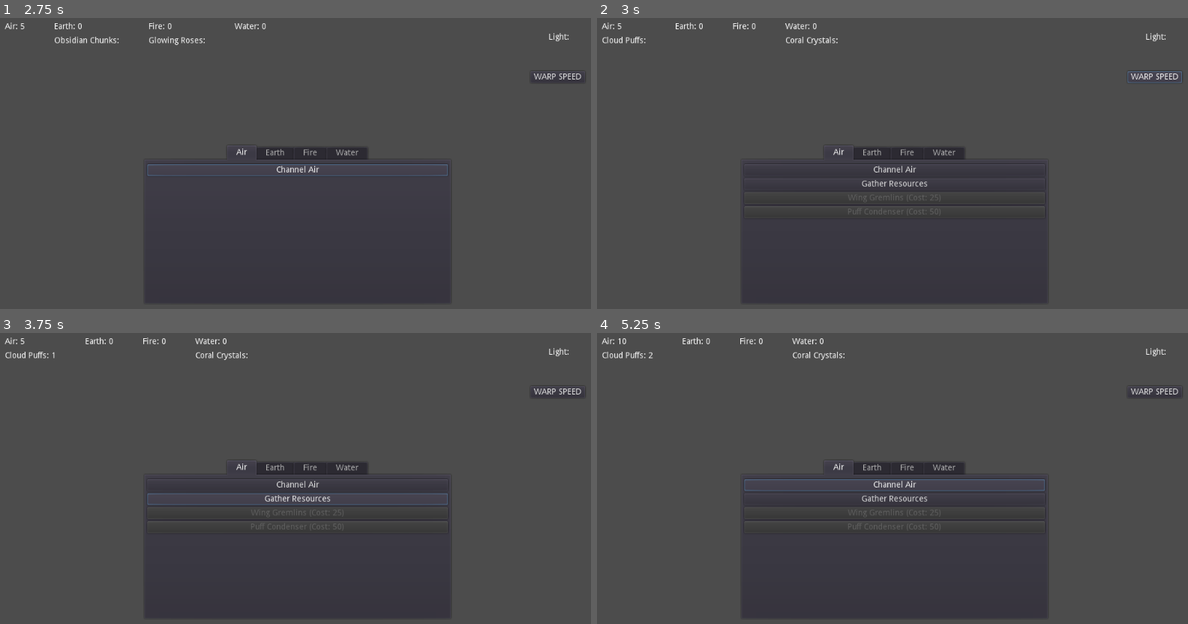
Above: before the commit, frames 1-4 (two rows, left to right).
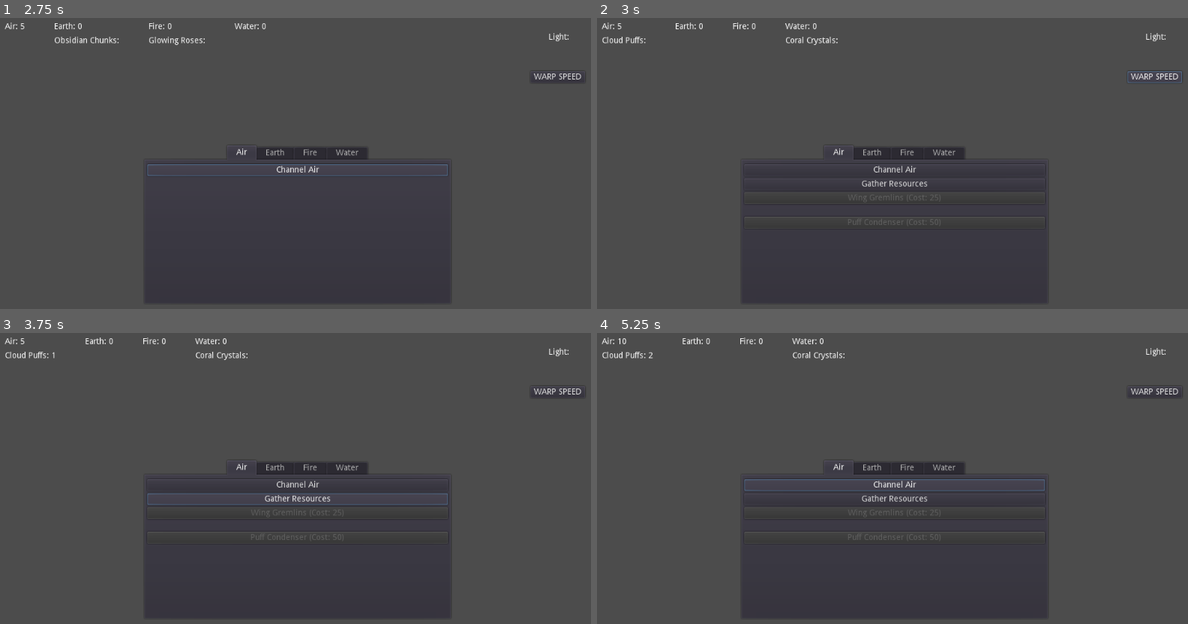
Above: after the commit, the same moments.

Repository: Kevin-Mortimer-19/Spellwarp
Game: Godot game, scene res://Control.tscn
Two runs of this game, one before a commit and one after it. Both use one fixed random seed, a clock stepped at 60 frames per second and the inputs below.
Inputs:
- Up to frame 1 (2.75 s): click "Channel Air" at 0.5 s; click "WARP SPEED" at 1.25 s; click "Channel Air" at 2 s
- Up to frame 2 (3 s): click "WARP SPEED" at 2.75 s
- Up to frame 3 (3.75 s): click "Gather Resources" at 3.5 s
- Up to frame 4 (5.25 s): click "Gather Resources" at 4.25 s; click "Channel Air" at 5 s

Frame 1 is identical in both runs. In frame 2, 0.4% of the frame differs, in the area x 25-76%, y 64-72%; in frame 3, 0.4%; in frame 4, 0.4%.

Commit message:
UI update with rates

Diff:
--- a/Control.tscn
+++ b/Control.tscn
@@ -137,25 +137,35 @@
 text = "Gather Resources"
 
 [node name="Passive1" type="Button" parent="TabContainer/Air" groups=[
+"passive_button",
 "air",
-"passive_button",
 ]]
 margin_top = 48.0
 margin_right = 513.0
 margin_bottom = 68.0
-text = "Nimbus Farm"
 
 [node name="Timer" type="Timer" parent="TabContainer/Air/Passive1"]
+
+[node name="Label1" type="Label" parent="TabContainer/Air"]
+margin_top = 72.0
+margin_right = 513.0
+margin_bottom = 86.0
+align = 1
 
 [node name="Passive2" type="Button" parent="TabContainer/Air" groups=[
 "air",
 ]]
-margin_top = 72.0
-margin_right = 513.0
-margin_bottom = 92.0
-text = "Gravity Well"
+margin_top = 90.0
+margin_right = 513.0
+margin_bottom = 110.0
 
 [node name="Timer" type="Timer" parent="TabContainer/Air/Passive2"]
+
+[node name="Label2" type="Label" parent="TabContainer/Air"]
+margin_top = 114.0
+margin_right = 513.0
+margin_bottom = 128.0
+align = 1
 
 [node name="Earth" type="VBoxContainer" parent="TabContainer"]
 visible = false
@@ -188,6 +198,11 @@
 
 [node name="Timer" type="Timer" parent="TabContainer/Earth/Passive1"]
 
+[node name="Label1" type="Label" parent="TabContainer/Earth"]
+margin_right = 40.0
+margin_bottom = 14.0
+align = 1
+
 [node name="Passive2" type="Button" parent="TabContainer/Earth" groups=[
 "earth",
 ]]
@@ -196,6 +211,11 @@
 margin_bottom = 92.0
 
 [node name="Timer" type="Timer" parent="TabContainer/Earth/Passive2"]
+
+[node name="Label2" type="Label" parent="TabContainer/Earth"]
+margin_right = 40.0
+margin_bottom = 14.0
+align = 1
 
 [node name="Fire" type="VBoxContainer" parent="TabContainer"]
 visible = false
@@ -228,13 +248,24 @@
 
 [node name="Timer" type="Timer" parent="TabContainer/Fire/Passive1"]
 
+[node name="Label1" type="Label" parent="TabContainer/Fire"]
+margin_right = 40.0
+margin_bottom = 14.0
+align = 1
+
 [node name="Passive2" type="Button" parent="TabContainer/Fire" groups=[
 "fire",
 ]]
-margin_right = 12.0
-margin_bottom = 20.0
+margin_top = 72.0
+margin_right = 513.0
+margin_bottom = 92.0
 
 [node name="Timer" type="Timer" parent="TabContainer/Fire/Passive2"]
+
+[node name="Label2" type="Label" parent="TabContainer/Fire"]
+margin_right = 40.0
+margin_bottom = 14.0
+align = 1
 
 [node name="Water" type="VBoxContainer" parent="TabContainer"]
 visible = false
@@ -261,18 +292,30 @@
 [node name="Passive1" type="Button" parent="TabContainer/Water" groups=[
 "fire",
 ]]
-margin_right = 12.0
-margin_bottom = 20.0
+margin_top = 48.0
+margin_right = 513.0
+margin_bottom = 68.0
 
 [node name="Timer" type="Timer" parent="TabContainer/Water/Passive1"]
 
+[node name="Label1" type="Label" parent="TabContainer/Water"]
+margin_right = 40.0
+margin_bottom = 14.0
+align = 1
+
 [node name="Passive2" type="Button" parent="TabContainer/Water" groups=[
 "fire",
 ]]
-margin_right = 12.0
-margin_bottom = 20.0
+margin_top = 72.0
+margin_right = 513.0
+margin_bottom = 92.0
 
 [node name="Timer" type="Timer" parent="TabContainer/Water/Passive2"]
+
+[node name="Label2" type="Label" parent="TabContainer/Water"]
+margin_right = 40.0
+margin_bottom = 14.0
+align = 1
 
 [node name="VBoxContainer" type="VBoxContainer" parent="."]
 editor/display_folded = true
--- a/Scripts/PassiveController.gd
+++ b/Scripts/PassiveController.gd
@@ -10,25 +10,31 @@
 
 onready var air_button_1 = get_node("../TabContainer/Air/Passive1")
 onready var air_timer_1 = get_node("../TabContainer/Air/Passive1/Timer")
+onready var air_label_1 = get_node("../TabContainer/Air/Label1")
 onready var air_button_2 = get_node("../TabContainer/Air/Passive2")
 onready var air_timer_2 = get_node("../TabContainer/Air/Passive2/Timer")
-#onready var air_button_3 = get_node("../TabContainer/Air/Passive3")
-#onready var air_timer_3 = get_node("../TabContainer/Air/Passive3/Timer")
+onready var air_label_2 = get_node("../TabContainer/Air/Label2")
 
 onready var earth_button_1 = get_node("../TabContainer/Earth/Passive1")
 onready var earth_timer_1 = get_node("../TabContainer/Earth/Passive1/Timer")
+onready var earth_label_1 = get_node("../TabContainer/Earth/Label1")
 onready var earth_button_2 = get_node("../TabContainer/Earth/Passive2")
 onready var earth_timer_2 = get_node("../TabContainer/Earth/Passive2/Timer")
+onready var earth_label_2 = get_node("../TabContainer/Earth/Label2")
 
 onready var fire_button_1 = get_node("../TabContainer/Fire/Passive1")
 onready var fire_timer_1 = get_node("../TabContainer/Fire/Passive1/Timer")
+onready var fire_label_1 = get_node("../TabContainer/Fire/Label1")
 onready var fire_button_2 = get_node("../TabContainer/Fire/Passive2")
 onready var fire_timer_2 = get_node("../TabContainer/Fire/Passive2/Timer")
+onready var fire_label_2 = get_node("../TabContainer/Fire/Label2")
 
 onready var water_button_1 = get_node("../TabContainer/Water/Passive1")
 onready var water_timer_1 = get_node("../TabContainer/Water/Passive1/Timer")
+onready var water_label_1 = get_node("../TabContainer/Water/Label1")
 onready var water_button_2 = get_node("../TabContainer/Water/Passive2")
 onready var water_timer_2 = get_node("../TabContainer/Water/Passive2/Timer")
+onready var water_label_2 = get_node("../TabContainer/Water/Label2")
 
 # Passive income objects and the arrays in which they are contained are declared here
 
@@ -36,7 +42,6 @@
 
 var air_passive_1: ResourceCreator
 var air_passive_2 :ResourceCreator
-#var air_passive_3 :ResourceCreator
 
 var earth_passive_1: ResourceCreator
 var earth_passive_2: ResourceCreator
@@ -56,33 +61,28 @@
 	# Base cost of the object
 	# Amount paid out every time the timer activates
 	# Length of the timer (in seconds)
-	# Button and Timer reference variables
+	# Button, Timer, and Label reference variables
 	# Object's name
+	# Type of resource produced
 	#
-
-	#air_passive_1 = resource_creator.new(10, 1, 1, air_button_1, air_timer_1, "Nimbus Farm", list.RES.AIR)
-	#air_passive_2 = resource_creator.new(100, 20, 2, air_button_2, air_timer_2, "Gravity Well", list.RES.AIR)
-	#air_passive_3 = resource_creator.new(10, 1, 1, air_button_3, air_timer_3, "Puff Condenser", list.RES.SUBAIR)
-
-	air_passive_1 = resource_creator.new(25, 10, 10, air_button_1, air_timer_1, "Wing Gremlins", list.RES.SUBAIR)
-	air_passive_2 = resource_creator.new(50, 1, 1, air_button_2, air_timer_2, "Puff Condenser", list.RES.AIR)
+	air_passive_1 = resource_creator.new(25, 10, 10, air_button_1, air_timer_1, air_label_1, "Wing Gremlins", list.RES.SUBAIR)
+	air_passive_2 = resource_creator.new(50, 1, 1, air_button_2, air_timer_2, air_label_2, "Puff Condenser", list.RES.AIR)
 
 	all_passives.append(air_passive_1)
 	all_passives.append(air_passive_2)
-	#all_passives.append(air_passive_3)
 
-	earth_passive_1 = resource_creator.new(25, 10, 10, earth_button_1, earth_timer_1, "Mine Gremlins", list.RES.SUBEARTH)
-	earth_passive_2 = resource_creator.new(50, 1, 1, earth_button_2, earth_timer_2, "Chunk Breaker", list.RES.EARTH)
+	earth_passive_1 = resource_creator.new(25, 10, 10, earth_button_1, earth_timer_1, earth_label_1, "Mine Gremlins", list.RES.SUBEARTH)
+	earth_passive_2 = resource_creator.new(50, 1, 1, earth_button_2, earth_timer_2, earth_label_2, "Chunk Breaker", list.RES.EARTH)
 	all_passives.append(earth_passive_1)
 	all_passives.append(earth_passive_2)
 
-	fire_passive_1 = resource_creator.new(25, 10, 10, fire_button_1, fire_timer_1, "Fireproof Gremlins", list.RES.SUBFIRE)
-	fire_passive_2 = resource_creator.new(50, 1, 1, fire_button_2, fire_timer_2, "Rose Mixer", list.RES.FIRE)
+	fire_passive_1 = resource_creator.new(25, 10, 10, fire_button_1, fire_timer_1, fire_label_1,  "Fireproof Gremlins", list.RES.SUBFIRE)
+	fire_passive_2 = resource_creator.new(50, 1, 1, fire_button_2, fire_timer_2, fire_label_2, "Rose Mixer", list.RES.FIRE)
 	all_passives.append(fire_passive_1)
 	all_passives.append(fire_passive_2)
 
-	water_passive_1 = resource_creator.new(25, 10, 10, water_button_1, water_timer_1, "Amphibious Gremlins", list.RES.SUBWATER)
-	water_passive_2 = resource_creator.new(50, 1, 1, water_button_2, water_timer_2, "Crystal Crushers", list.RES.WATER)
+	water_passive_1 = resource_creator.new(25, 10, 10, water_button_1, water_timer_1, water_label_1, "Amphibious Gremlins", list.RES.SUBWATER)
+	water_passive_2 = resource_creator.new(50, 1, 1, water_button_2, water_timer_2, water_label_2, "Crystal Crushers", list.RES.WATER)
 	all_passives.append(water_passive_1)
 	all_passives.append(water_passive_2)
 
@@ -116,12 +116,6 @@
 
 func _on_air_passive2_timeout():
 	extraction(payout(air_passive_2), list.RES.SUBAIR)
-
-#func _on_air_passive3_pressed():
-#	buy_creator(air_passive_3)
-
-#func _on_air_passive3_timeout():
-#	extraction(payout(air_passive_3), list.RES.SUBAIR)
 
 # Earth
 
@@ -183,3 +177,6 @@
 func text_update(creator):
 	var template = creator.get_name() + cost_label
 	creator.get_button().text = template % creator.get_cost()
+	if creator.amount > 0:
+		template = "You own %s, which produce %s per second."
+		creator.get_label().text = template % [creator.get_amount(), payout(creator) / creator.get_time()]
--- a/Scripts/ResourceCreator.gd
+++ b/Scripts/ResourceCreator.gd
@@ -19,8 +19,9 @@
 
 var button: Button
 var timer: Timer
+var label: Label
 
-func _init(c, o, t, b, t2, n, r):
+func _init(c, o, t, b, t2, l, n, r):
 	base_cost = c
 	cost = base_cost
 	output = o
@@ -28,6 +29,7 @@
 	button = b
 	timer = t2
 	timer.wait_time = time
+	label = l
 	r_name = n
 	res = r
 
@@ -52,18 +54,15 @@
 func get_timer() -> Timer:
 	return timer
 
+func get_label() -> Label:
+	return label
+
 func get_name() -> String:
 	return r_name
 
 func get_element() -> int:
 	return res
 
-func b_active():
-	button.disabled = false
-
-func b_inactive():
-	button.disabled = true
-
 func buy() -> int:
 	amount += 1
 	var current_cost = cost
